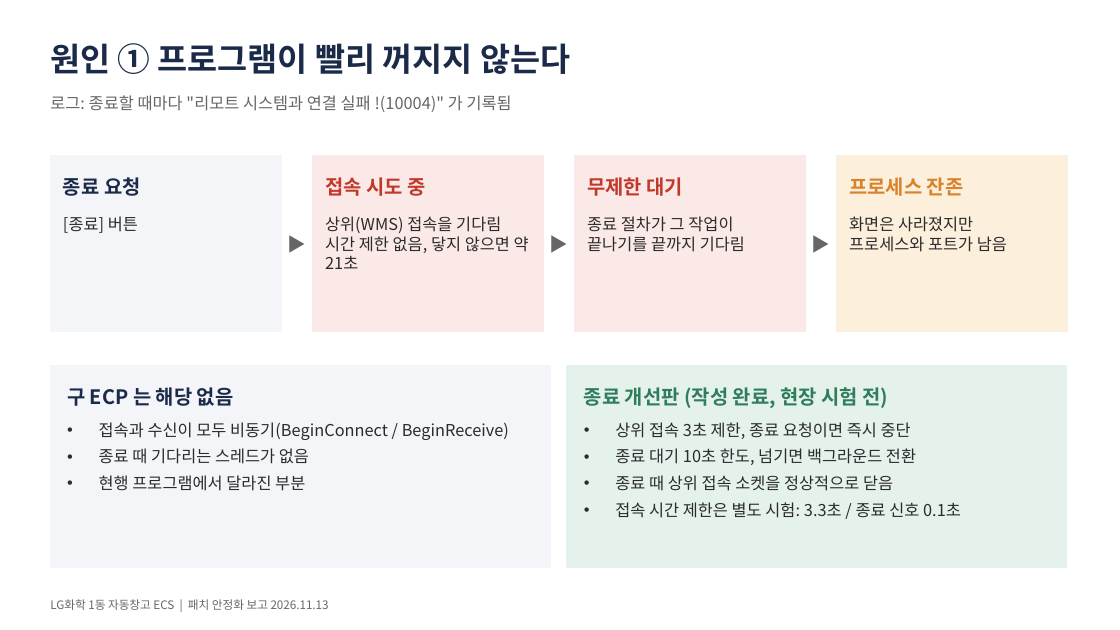
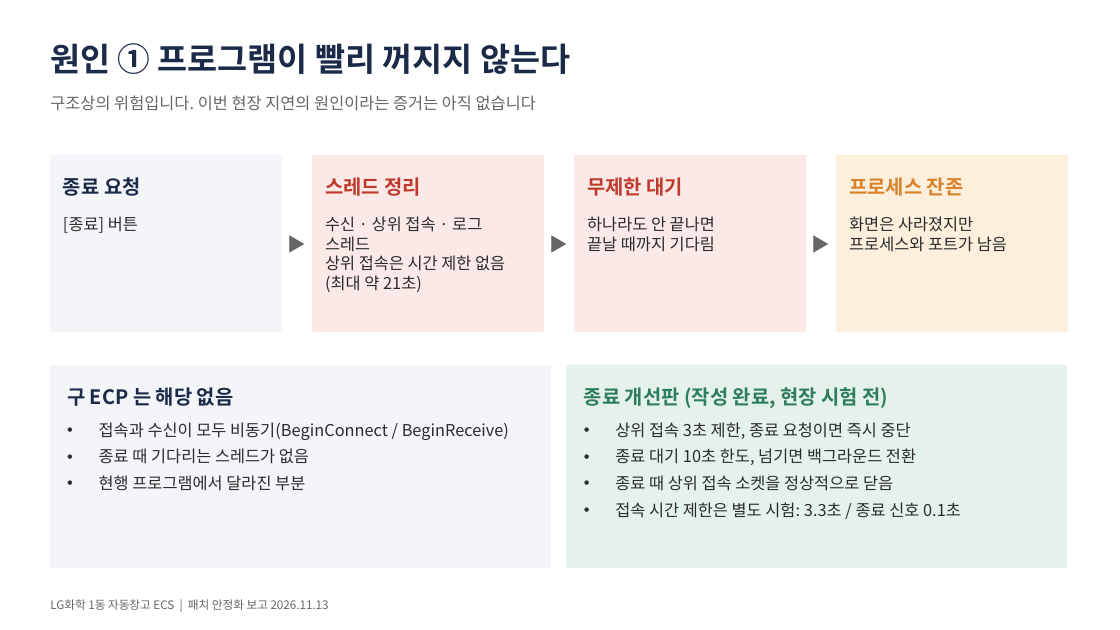
Before and after one commit to yeorijby-coder/LGLS_ALL, a slide deck: slide 4 of docs/산출물_20261113/패치_안정화_보고_요약_20261113.pptx. Drawn at 1120x630 pixels with LibreOffice and Linux fonts; fonts in the diff are those of the drawing. Boxes give left, top, right and bottom in pixels: in the first picture for what was removed or moved away, otherwise in the second. Text is boxed around its words. In the diff, an @@ line names an element or a change of style, - is before the commit and + after.

```diff
--- a/docs/산출물_20261113/패치_안정화_보고_요약_20261113.pptx
+++ b/docs/산출물_20261113/패치_안정화_보고_요약_20261113.pptx
@@ text at (x1=50, y1=95, x2=536, y2=111): text changed @@
-로그: 종료할 때마다 "리모트 시스템과 연결 실패 !(10004)" 가 기록됨
+구조상의 위험입니다. 이번 현장 지연의 원인이라는 증거는 아직 없습니다
@@ text at (x1=325, y1=177, x2=421, y2=196): text changed @@
-접속 시도 중
+스레드 정리
@@ text at (x1=325, y1=216, x2=505, y2=292): text changed @@
-상위(WMS) 접속을 기다림
-시간 제한 없음, 닿지 않으면 약 21초
+수신 · 상위 접속 · 로그 스레드
+상위 접속은 시간 제한 없음(최대 약 21초)
@@ text at (x1=587, y1=216, x2=715, y2=252): text changed @@
-종료 절차가 그 작업이
-끝나기를 끝까지 기다림
+하나라도 안 끝나면
+끝날 때까지 기다림
```
Also in this commit, not shown: 2 other slides changed, 3 other files.
